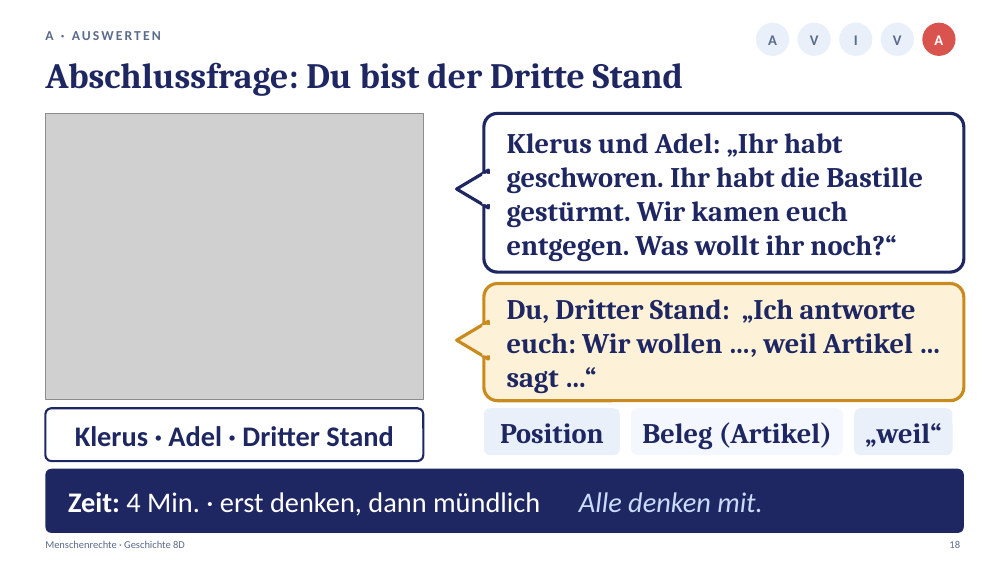
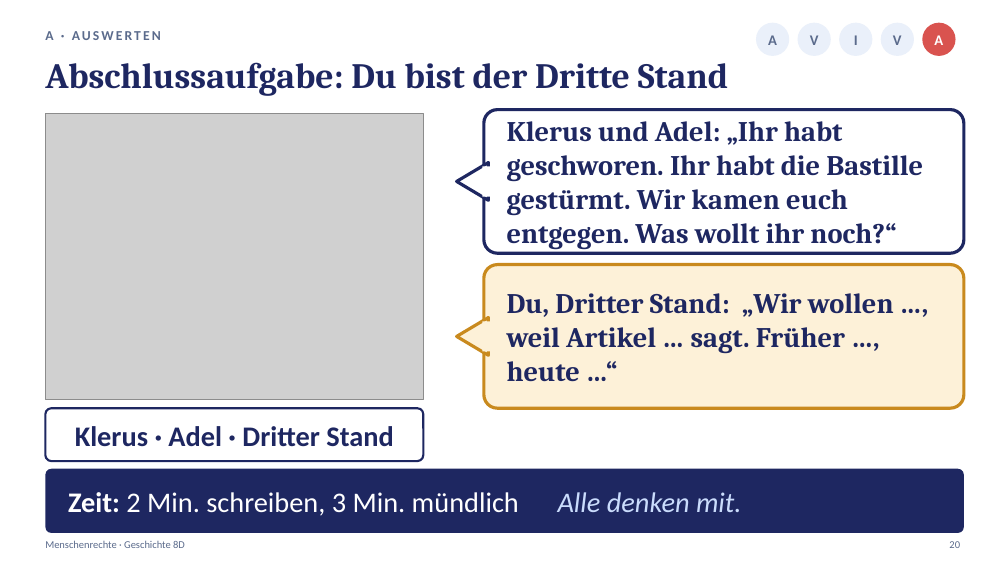
Before and after one commit to golzkonstantin-gif/Schule, a slide deck: slide 20 of Geschichte_8D/Stunde4_Menschenrechte/Praesentation_Stunde4_Menschenrechte_8D.pptx (slide 18 before the commit). Drawn at 1008x567 pixels with LibreOffice and Linux fonts; fonts in the diff are those of the drawing; grey boxes stand for pictures. Boxes give left, top, right and bottom in pixels: in the first picture for what was removed or moved away, otherwise in the second. Text is boxed around its words. In the diff, an @@ line names an element or a change of style, - is before the commit and + after.

```diff
--- a/Geschichte_8D/Stunde4_Menschenrechte/Praesentation_Stunde4_Menschenrechte_8D.pptx
+++ b/Geschichte_8D/Stunde4_Menschenrechte/Praesentation_Stunde4_Menschenrechte_8D.pptx
@@ text at (45, 62, 728, 96): text changed @@
-Abschlussfrage: Du bist der Dritte Stand
+Abschlussaufgabe: Du bist der Dritte Stand
@@ rounded rectangle at (484, 110, 964, 253): proportions changed @@
@@ rounded rectangle: place and size @@
-rounded rectangle at (484, 113, 964, 272)
+rounded rectangle at (484, 110, 964, 253)
@@ text "Klerus und Adel: „Ihr habt ...": place and size @@
-text "Klerus und Adel: „Ihr habt ..." at (507, 133, 923, 261)
+text "Klerus und Adel: „Ihr habt ..." at (507, 121, 923, 250)
@@ 2 triangles, 1 rectangle: place and size @@
-2 triangles, 1 rectangle at (457, 170, 490, 359)
+2 triangles, 1 rectangle at (457, 163, 490, 355)
@@ rectangle: place and size @@
-rectangle at (482, 174, 490, 204)
+rectangle at (482, 166, 490, 197)
@@ rounded rectangle: place and size @@
-rounded rectangle at (484, 284, 964, 401)
+rounded rectangle at (484, 265, 964, 408)
@@ rounded rectangle at (484, 265, 964, 408): proportions changed @@
@@ text at (507, 293, 894, 382): text changed @@
-Du, Dritter Stand: „Ich antworte euch: Wir wollen …, weil Artikel … sagt …“
+Du, Dritter Stand: „Wir wollen …, weil Artikel … sagt. Früher …, heute …“
@@ rounded rectangle removed at (484, 408, 620, 455) @@
@@ rounded rectangle removed at (631, 408, 843, 455) @@
@@ rounded rectangle removed at (854, 408, 953, 455) @@
@@ text removed at (500, 423, 604, 443) @@
-Position
@@ text removed at (642, 422, 832, 449) @@
-Beleg (Artikel)
@@ text removed at (865, 423, 941, 447) @@
-„weil“
@@ text at (68, 492, 742, 516): text changed @@
-Zeit: 4 Min. · erst denken, dann mündlich Alle denken mit.
+Zeit: 2 Min. schreiben, 3 Min. mündlich Alle denken mit.
@@ text at (949, 541, 960, 548): text changed @@
-18
+20
```
Also in this commit, not shown: 14 other slides changed, 6 slides added, 4 slides removed, 16 other files.
